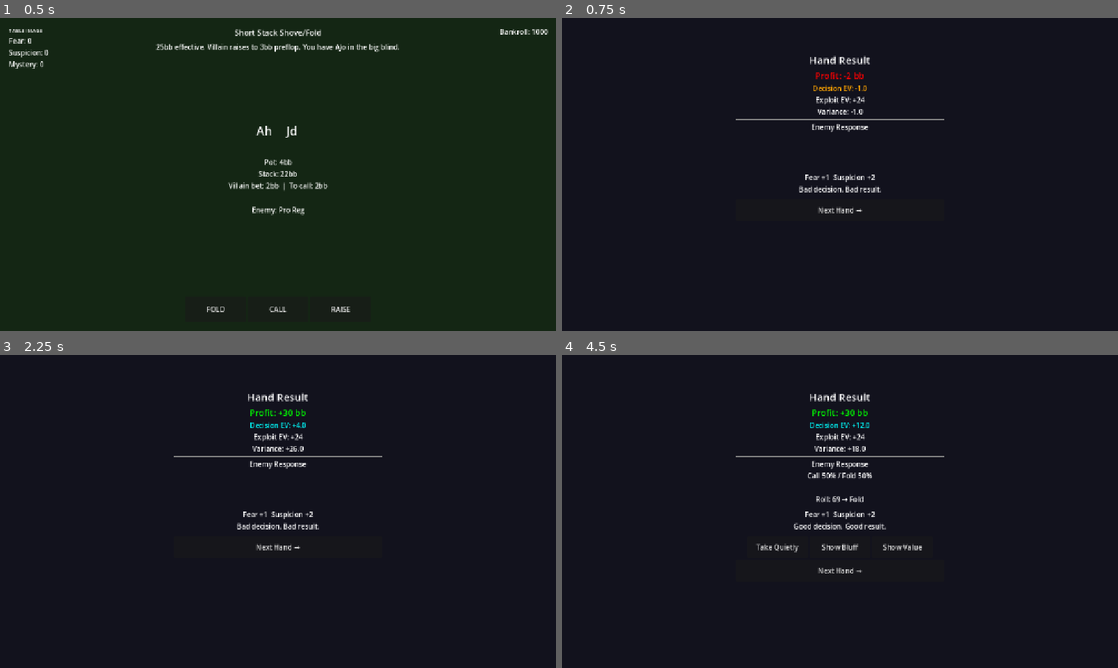
Above: before the commit, frames 1-4 (two rows, left to right).
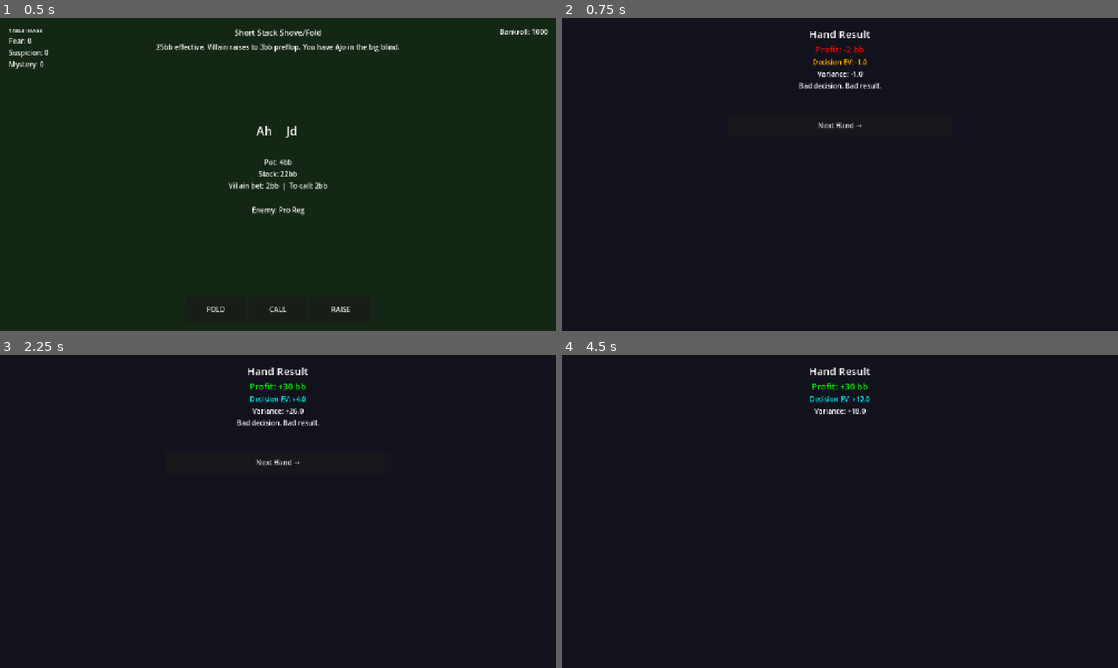
Above: after the commit, the same moments.

Repository: TianzeMYou/GTORoguelike
Game: Godot game, scene res://scenes/ui/Main.tscn
Two runs of this game, one before a commit and one after it. Both use one fixed random seed, a clock stepped at 60 frames per second and the inputs below.
Inputs:
- Up to frame 1 (0.5 s): no input
- Up to frame 2 (0.75 s): click "FOLD" at 0.5 s
- Up to frame 3 (2.25 s): click "Next Hand →" at 1.25 s; click "CALL" at 2 s
- Up to frame 4 (4.5 s): click "Next Hand →" at 2.75 s; click "RAISE" at 3.5 s; click "25% pot" at 4.25 s

Frame 1 is identical in both runs. In frame 2, 1.8% of the frame differs, in the area x 31-69%, y 4-63%; in frame 3, 1.9%; in frame 4, 2.2%, in the area x 31-69%, y 4-70%.
Error after the commit: Invalid assignment of property or key 'text' with value of type 'String' on a base object of type 'null instance'. (res://scripts/ui/ResultScreen.gd:20)

Commit message:
Show full enemy modifier breakdown on result screen

Diff:
--- a/scenes/ui/ResultScreen.tscn
+++ b/scenes/ui/ResultScreen.tscn
@@ -26,10 +26,10 @@
 anchor_top = 0.5
 anchor_right = 0.5
 anchor_bottom = 0.5
-offset_left = -240.0
-offset_top = -280.0
-offset_right = 240.0
-offset_bottom = 280.0
+offset_left = -260.0
+offset_top = -340.0
+offset_right = 260.0
+offset_bottom = 340.0
 
 [node name="Title" type="Label" parent="Panel"]
 horizontal_alignment = 1
@@ -40,56 +40,61 @@
 name = "ProfitLabel"
 horizontal_alignment = 1
 theme_override_font_sizes/font_size = 20
-text = "Profit: +40bb"
+text = ""
 
 [node name="EVLabel" type="Label" parent="Panel"]
 name = "EVLabel"
 horizontal_alignment = 1
-text = "Decision EV: +11"
-
-[node name="ExploitEVLabel" type="Label" parent="Panel"]
-name = "ExploitEVLabel"
-horizontal_alignment = 1
-text = "Exploit EV: +24"
+text = ""
 
 [node name="VarianceLabel" type="Label" parent="Panel"]
 name = "VarianceLabel"
 horizontal_alignment = 1
-text = "Variance: +5"
+text = ""
+
+[node name="VerdictLabel" type="Label" parent="Panel"]
+name = "VerdictLabel"
+horizontal_alignment = 1
+theme_override_font_sizes/font_size = 16
+text = ""
 
 [node name="Divider" type="HSeparator" parent="Panel"]
 
-[node name="EnemyTitle" type="Label" parent="Panel"]
+[node name="EnemySection" type="VBoxContainer" parent="Panel"]
+name = "EnemySection"
+visible = false
+
+[node name="EnemyTitle" type="Label" parent="Panel/EnemySection"]
 horizontal_alignment = 1
 text = "Enemy Response"
 
-[node name="EnemyFreqLabel" type="Label" parent="Panel"]
-name = "EnemyFreqLabel"
+[node name="EnemyBaseLabel" type="Label" parent="Panel/EnemySection"]
+name = "EnemyBaseLabel"
 horizontal_alignment = 1
-text = "Call 24% / Fold 76%"
+text = ""
 
-[node name="EnemyModsLabel" type="Label" parent="Panel"]
+[node name="EnemyModsLabel" type="Label" parent="Panel/EnemySection"]
 name = "EnemyModsLabel"
 horizontal_alignment = 1
 text = ""
 
-[node name="RollLabel" type="Label" parent="Panel"]
+[node name="EnemyFreqLabel" type="Label" parent="Panel/EnemySection"]
+name = "EnemyFreqLabel"
+horizontal_alignment = 1
+text = ""
+
+[node name="RollLabel" type="Label" parent="Panel/EnemySection"]
 name = "RollLabel"
 horizontal_alignment = 1
-text = "Roll: 61 → Fold"
+theme_override_font_sizes/font_size = 18
+text = ""
 
 [node name="Divider2" type="HSeparator" parent="Panel"]
 
 [node name="ImageDeltaLabel" type="Label" parent="Panel"]
 name = "ImageDeltaLabel"
 horizontal_alignment = 1
-text = "Fear +1  Suspicion +2"
-
-[node name="VerdictLabel" type="Label" parent="Panel"]
-name = "VerdictLabel"
-horizontal_alignment = 1
-theme_override_font_sizes/font_size = 16
-text = "Great exploit."
+text = ""
 
 [node name="Divider3" type="HSeparator" parent="Panel"]
 
@@ -116,4 +121,6 @@
 [node name="ContinueBtn" type="Button" parent="Panel"]
 name = "ContinueBtn"
 custom_minimum_size = Vector2(200, 50)
+horizontal_alignment = 1
 text = "Next Hand →"
+visible = false
--- a/scripts/core/HandEngine.gd
+++ b/scripts/core/HandEngine.gd
@@ -16,7 +16,7 @@
 		"check":  _resolve_check()
 		"call":   _resolve_call()
 		"bet":    _resolve_bet(sizing)
-		"raise":  _resolve_bet(sizing)  # raise uses same bet resolution
+		"raise":  _resolve_bet(sizing)
 
 func _resolve_fold() -> void:
 	var result = HandResult.new()
@@ -40,18 +40,21 @@
 	emit_signal("hand_resolved", result)
 
 func _resolve_bet(sizing: float) -> void:
-	var enemy_freqs = _calc_enemy_frequencies(sizing)
+	var freq_data = _calc_enemy_frequencies(sizing)
 	var roll = randi() % 100
-	var enemy_calls = roll < enemy_freqs.call_pct
-	emit_signal("enemy_responding", enemy_freqs.call_pct, enemy_freqs.fold_pct, roll)
+	var enemy_calls = roll < freq_data.call_pct
+	emit_signal("enemy_responding", freq_data.call_pct, freq_data.fold_pct, roll)
 
 	var result = HandResult.new()
 	result.action_taken = "bet"
 	result.bet_sizing = sizing
 	result.enemy_called = enemy_calls
-	result.enemy_call_pct = enemy_freqs.call_pct
-	result.enemy_fold_pct = enemy_freqs.fold_pct
+	result.enemy_call_pct = freq_data.call_pct
+	result.enemy_fold_pct = freq_data.fold_pct
 	result.roll = roll
+	result.base_call_pct = freq_data.base_call_pct
+	result.base_fold_pct = freq_data.base_fold_pct
+	result.modifiers = freq_data.modifiers
 
 	if enemy_calls:
 		result.profit = _current_spot.get("bet_called_profit", _current_spot.get("raise_called_profit", -int(sizing)))
@@ -62,27 +65,49 @@
 
 	emit_signal("hand_resolved", result)
 
-func _calc_enemy_frequencies(sizing: float) -> Dictionary:
+func _calc_enemy_frequencies(_sizing: float) -> Dictionary:
 	var base_call = _current_spot.get("base_call_pct", 50.0)
 	var base_fold = 100.0 - base_call
+	var modifiers: Array = []
 
 	var gs = get_node("/root/GameState")
-	base_fold += gs.table_image["fear"] * 3.0
-	base_call += gs.table_image["suspicion"] * 3.0
+
+	var fear = gs.table_image["fear"]
+	if fear != 0:
+		var delta = fear * 3.0
+		base_fold += delta
+		modifiers.append("Fear %+d: Fold %+.0f%%" % [fear, delta])
+
+	var suspicion = gs.table_image["suspicion"]
+	if suspicion != 0:
+		var delta = suspicion * 3.0
+		base_call += delta
+		modifiers.append("Suspicion %+d: Call %+.0f%%" % [suspicion, delta])
 
 	var enemy_trait = _current_spot.get("enemy_trait", {})
-	base_call += enemy_trait.get("call_mod", 0.0)
-	base_fold += enemy_trait.get("fold_mod", 0.0)
+	var call_mod = enemy_trait.get("call_mod", 0.0)
+	var fold_mod = enemy_trait.get("fold_mod", 0.0)
+	if call_mod != 0.0:
+		base_call += call_mod
+		modifiers.append("%s: Call %+.0f%%" % [enemy_trait.get("name", "Enemy"), call_mod])
+	if fold_mod != 0.0:
+		base_fold += fold_mod
+		modifiers.append("%s: Fold %+.0f%%" % [enemy_trait.get("name", "Enemy"), fold_mod])
 
 	if gs.has_relic("fear_aura"):
 		base_fold += 10.0
+		modifiers.append("Fear Aura: Fold +10%")
 	if gs.has_relic("sticky_table"):
 		base_call += 15.0
+		modifiers.append("Sticky Table: Call +15%")
 
 	var total = base_call + base_fold
 	return {
 		"call_pct": clamp(base_call / total * 100.0, 0.0, 100.0),
 		"fold_pct": clamp(base_fold / total * 100.0, 0.0, 100.0),
+		"base_call_pct": _current_spot.get("base_call_pct", 50.0),
+		"base_fold_pct": 100.0 - _current_spot.get("base_call_pct", 50.0),
+		"modifiers": modifiers,
 	}
 
 
@@ -95,6 +120,9 @@
 	var enemy_called: bool = false
 	var enemy_call_pct: float = 0.0
 	var enemy_fold_pct: float = 0.0
+	var base_call_pct: float = 0.0
+	var base_fold_pct: float = 0.0
+	var modifiers: Array = []
 	var roll: int = 0
 
 	func variance() -> float:
--- a/scripts/ui/ResultScreen.gd
+++ b/scripts/ui/ResultScreen.gd
@@ -16,15 +16,24 @@
 	$Panel/VarianceLabel.text = "Variance: %+.1f" % variance
 
 	if result.action_taken == "bet":
-		$Panel/EnemyFreqLabel.text = "Call %.0f%% / Fold %.0f%%" % [result.enemy_call_pct, result.enemy_fold_pct]
+		# Base frequencies
+		$Panel/EnemyBaseLabel.text = "Base GTO: Call %.0f%% / Fold %.0f%%" % [result.base_call_pct, result.base_fold_pct]
+
+		# Modifiers list
+		if result.modifiers.size() > 0:
+			$Panel/EnemyModsLabel.text = "\n".join(result.modifiers)
+		else:
+			$Panel/EnemyModsLabel.text = "(no modifiers)"
+
+		# Final frequencies and roll
+		$Panel/EnemyFreqLabel.text = "Final: Call %.0f%% / Fold %.0f%%" % [result.enemy_call_pct, result.enemy_fold_pct]
 		$Panel/RollLabel.text = "Roll: %d → %s" % [result.roll, "Call" if result.enemy_called else "Fold"]
+		$Panel/EnemySection.visible = true
 	else:
-		$Panel/EnemyFreqLabel.text = ""
-		$Panel/RollLabel.text = ""
+		$Panel/EnemySection.visible = false
 
 	$Panel/VerdictLabel.text = _verdict(profit, ev)
 
-	# Muck/show only after winning without showdown
 	if result.action_taken == "bet" and not result.enemy_called:
 		$Panel/MuckShowButtons.visible = true
 		$Panel/MuckShowButtons/MuckBtn.pressed.connect(_on_muck)
